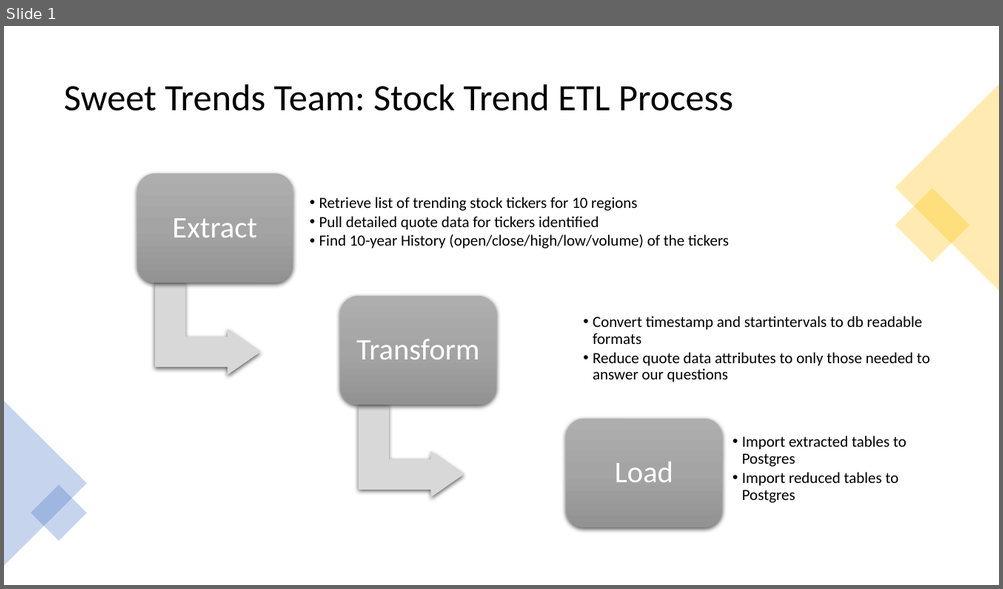
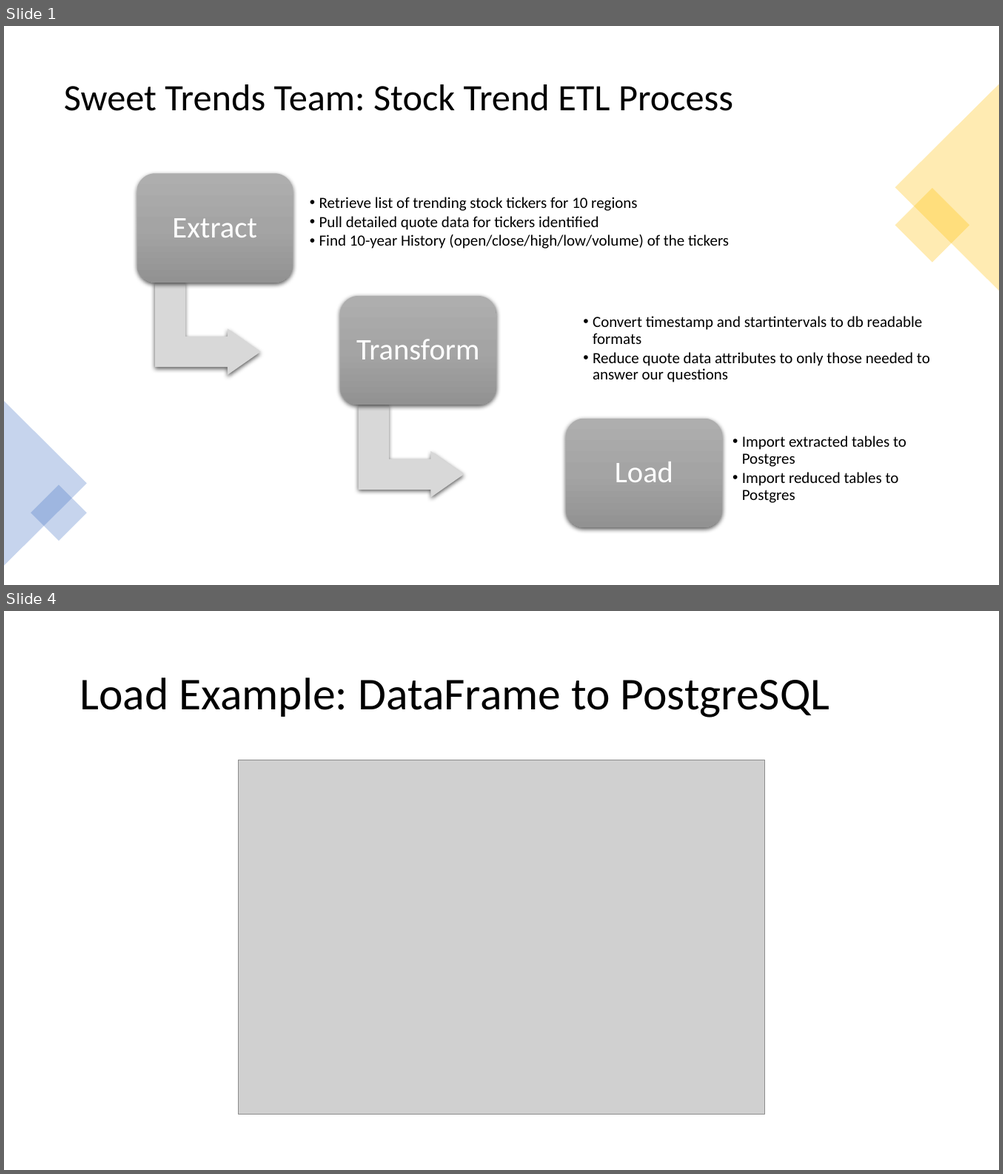
Before and after one commit to V-Villagomez/ETL-Stock-Trends, a slide deck: diagrams/Stock Trends ETL Process.pptx. Shown one above the other, each under a label of ours: slide 1 before the commit, slides 1 and 4 after it; the slides between them are not shown. The pictures are 1003x589 and 1003x1174 pixels, drawn with LibreOffice and Linux fonts; fonts in the diff are those of the drawing; grey boxes stand for pictures. Boxes give left, top, right and bottom in pixels: in the first picture for what was removed or moved away, otherwise in the second. Text is boxed around its words. In the diff, an @@ line names an element or a change of style, - is before the commit and + after.

Commit message:
PPT presentation

```diff
--- a/diagrams/Stock Trends ETL Process.pptx
+++ b/diagrams/Stock Trends ETL Process.pptx
@@ slide 4 added at box(4, 611, 999, 1170), background #FFFFFF @@
@@ title added at box(79, 678, 830, 718), 44 pt, text #000000 @@
+Load Example: DataFrame to PostgreSQL
@@ picture added at box(239, 760, 765, 1116) @@
```
Also in this commit, not shown: 2 other slides added.
